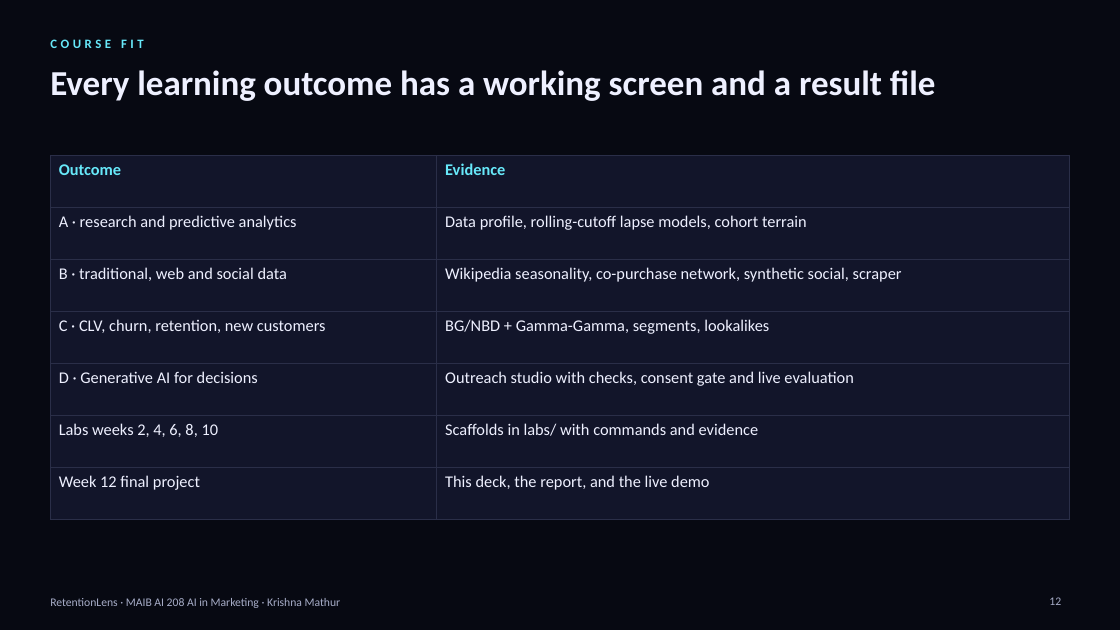
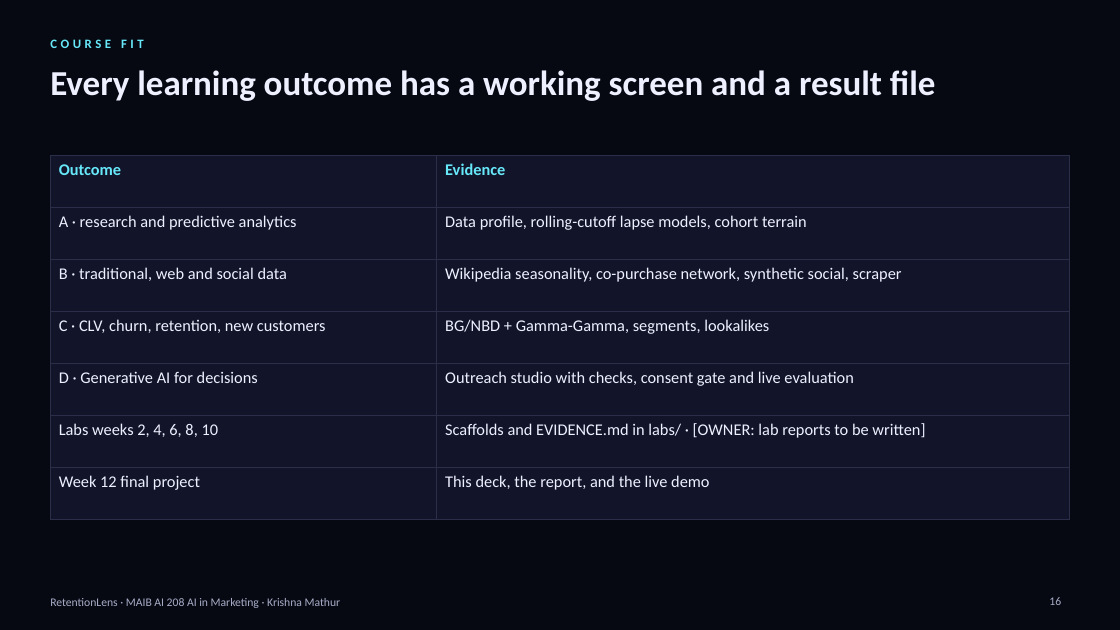
Before and after one commit to krish2105/Retention-Lens-AI-in-Marketing-, a slide deck: slide 16 of submissions/RetentionLens_Presentation.pptx (slide 12 before the commit). Drawn at 1120x630 pixels with LibreOffice and Linux fonts; fonts in the diff are those of the drawing. Boxes give left, top, right and bottom in pixels: in the first picture for what was removed or moved away, otherwise in the second. Text is boxed around its words. In the diff, an @@ line names an element or a change of style, - is before the commit and + after.

Commit message:
docs(submission): refresh screenshots, 18-slide deck and 17-page report with R2–R5b, SaaS foundations and what is still missing

```diff
--- a/submissions/RetentionLens_Presentation.pptx
+++ b/submissions/RetentionLens_Presentation.pptx
@@ table at box(50, 155, 1070, 494) @@
-row 6, column 2: Scaffolds in labs/ with commands and evidence
+row 6, column 2: Scaffolds and EVIDENCE.md in labs/ · [OWNER: lab reports to be written]
@@ page number at box(1049, 597, 1061, 605): text changed @@
-12
+16
```
Also in this commit, not shown: 6 other slides changed, 6 slides added, 2 slides removed, 35 other files.
